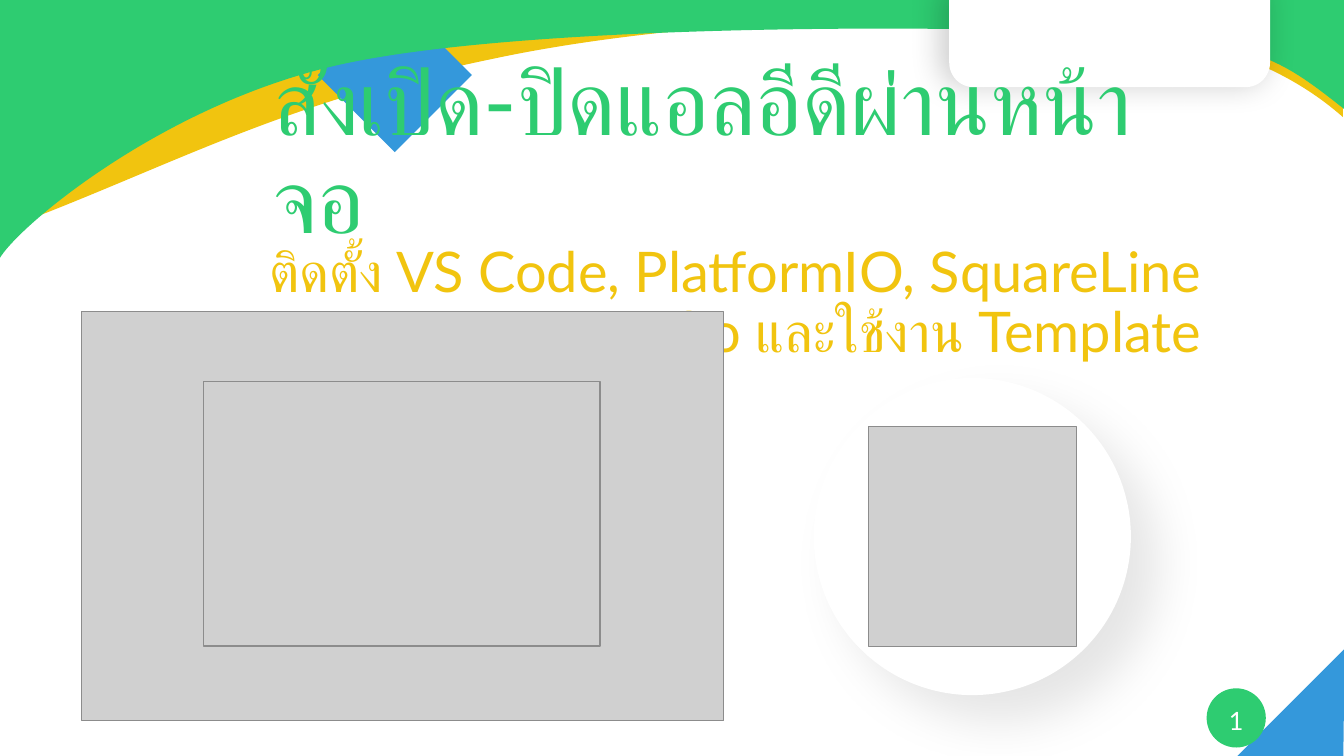
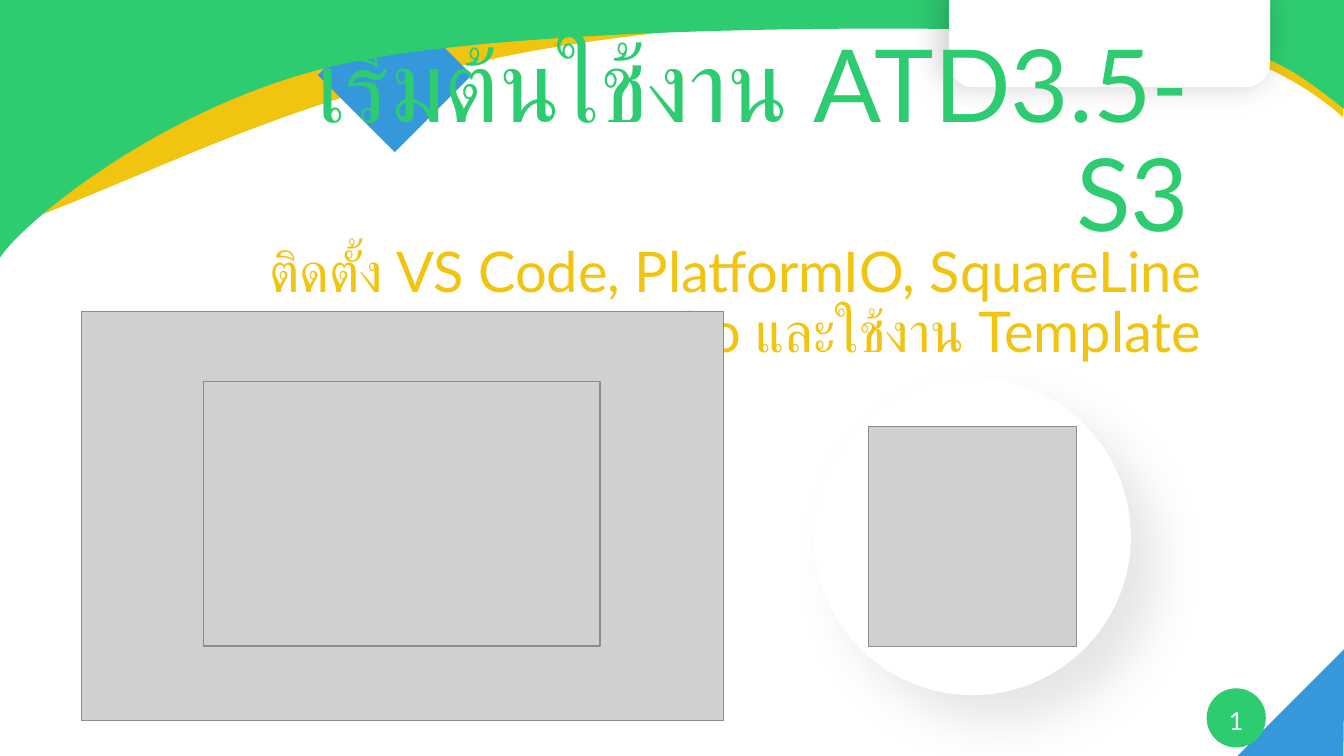
Before and after one commit to ArtronShop/ATD3.5-S3-Asset, a slide deck: slide 1 of Training/บทที่ 2 สั่งเปิด-ปิดแอลอีดีผ่านปุ่มบนหน้าจอ.pptx. Drawn at 1344x756 pixels with LibreOffice and Linux fonts; fonts in the diff are those of the drawing; grey boxes stand for pictures; background and template pictures are left out. Boxes give left, top, right and bottom in pixels: in the first picture for what was removed or moved away, otherwise in the second. Text is boxed around its words. In the diff, an @@ line names an element or a change of style, - is before the commit and + after.

```diff
--- a/Training/บทที่ 2 สั่งเปิด-ปิดแอลอีดีผ่านปุ่มบนหน้าจอ.pptx
+++ b/Training/บทที่ 2 สั่งเปิด-ปิดแอลอีดีผ่านปุ่มบนหน้าจอ.pptx
@@ title at [317, 44, 1189, 232]: text changed; size 64.8 to 72 pt @@
-สั่งเปิด-ปิดแอลอีดีผ่านหน้าจอ
+เริ่มต้นใช้งาน ATD3.5-S3
```
Also in this commit, not shown: 25 other files.
